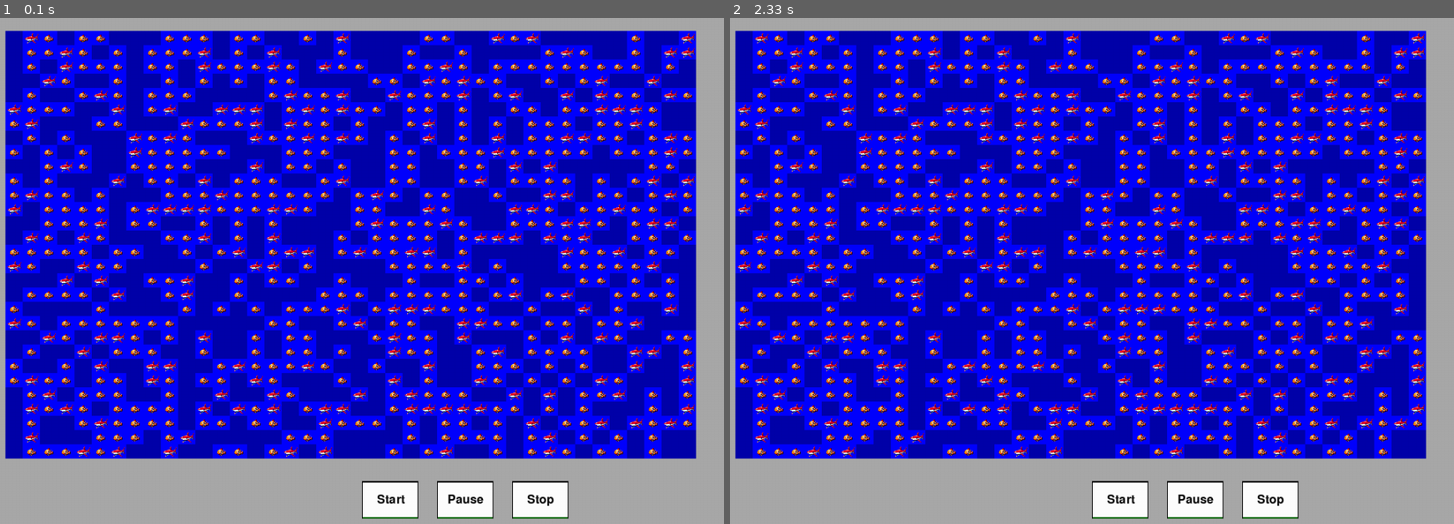
Above: before the commit, frames 1-2 (left to right).
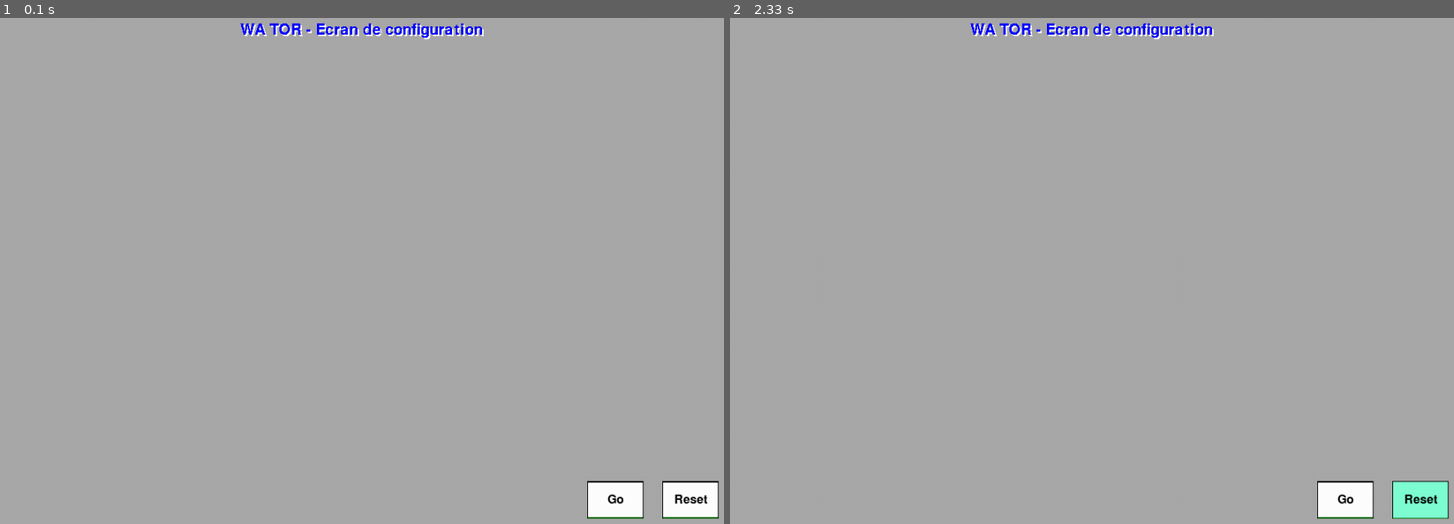
Above: after the commit, the same moments.

Repository: Khadaassi/Simplon_Wa-tor
Game: pygame game, started from main.py
The game is run twice, just before and just after one commit, with the same random seed, the same clock (stepped at 60 frames per second) and the same inputs.
Inputs (mouse positions are in pixels of both pictures, inside the frame that each line leads up to):
- Up to frame 1 (0.1 s): no input
- Up to frame 2 (2.33 s): click (1417, 498) at 0.38 s; click (1092, 306) at 0.72 s; click (1417, 498) at 2.15 s

The runs differ from the first frame. In frame 1, 84% of the frame differs, in the area x 0-100%, y 0-100%; in frame 2, 84%.

Commit message:
show labels

Diff:
--- a/WaTorDisplay.py
+++ b/WaTorDisplay.py
@@ -3,6 +3,7 @@
 
 from world import World
 from fish import Fish, Shark, Megalodon, Megalodon_Tail
+from watorpygame.DisplayCommand import DisplayCommand
 from watorpygame.DisplayState import DisplayState
 from watorpygame.UserImageProvider import UserImageKey, UserImageProvider
 from watorpygame.PygameWrapper import PygameWrapper
@@ -46,33 +47,39 @@
     #
     # region on_user_command
     #__________________________________________________________________________
-    def on_user_command(self, command: DisplayState , command_data: dict =None):
+    def on_user_command(self, command: DisplayCommand , command_data: dict =None):
         """
         update WatorDisplay instance variable : state
         optionally uses command_data object if provided
         """
-        if command == DisplayState.CONF:
-            self.state = DisplayState.CONF
 
-        elif command == DisplayState.WAIT:
-            self.state = DisplayState.WAIT
+        match command :
+            case DisplayCommand.RESET :
+                self.state = DisplayState.CONF
 
-        elif command == DisplayState.PLAY:
-            self.state = DisplayState.PLAY
+            case DisplayCommand.GO :
+                self.state = DisplayState.WAIT
 
-        elif command == DisplayState.PAUSE:
-            if self.state == DisplayState.PLAY: self.state = DisplayState.PAUSE
-            elif self.state == DisplayState.PAUSE: self.state = DisplayState.PLAY
-            else: pass
+            case DisplayCommand.START :
+                self.state = DisplayState.PLAY
 
-        elif command == DisplayState.STOP:
-            self.state = DisplayState.STOP
+            # not implemented feature
+            # case DisplayCommand.STEP :
+            #     self.state = DisplayState.PAUSE
 
-        elif command == DisplayState.OUT:
-            self.state = DisplayState.OUT
+            case DisplayCommand.PAUSE:
+                if self.state == DisplayState.PLAY: self.state = DisplayState.PAUSE
+                elif self.state == DisplayState.PAUSE: self.state = DisplayState.PLAY
+                else: pass
 
-        else:
-            self.state = DisplayState.OUT
+            case DisplayCommand.STOP:
+                self.state = DisplayState.STOP
+
+            case DisplayCommand.EXIT:
+                self.state = DisplayState.OUT
+
+            case _ :
+                self.state = DisplayState.OUT
 
         self.pygameWrapper.set_state(self.state)
 
@@ -173,3 +180,8 @@
 
         self.pygameWrapper.set_data(data)
         self.pygameWrapper.draw(self.state)
+
+
+if __name__ == "__main__":
+    #put unit tests here
+    pass
--- a/main.py
+++ b/main.py
@@ -20,7 +20,7 @@
     config = read_config()
 
     display = WaTorDisplay()  # initialize View
-    #config = display.display_conf_screen(config)
+    config = display.display_conf_screen(config)
 
     world = World((config[0], config[1]), config[2], (config[3], config[4]), config[5], config[6], config[7], config[8], config[9], config[10])
     world.populate_world()
--- a/watorpygame/ConfigScreen.py
+++ b/watorpygame/ConfigScreen.py
@@ -5,6 +5,7 @@
 from watorpygame.UserImage import UserImage
 from watorpygame.UserImageInfo import UserImageInfo
 from watorpygame.UserImageProvider import UserImageKey, UserImageProvider
+from watorpygame.UserLabel import UserLabel
 
 class WaTorConfigScreen :
 
@@ -57,6 +58,12 @@
         # fill the screen with a color to wipe away anything from last frame
         screen.fill(self.screen_background_color)
 
+        center_x = screen.get_rect().centerx
+        top_y = screen.get_rect().top + 25
+
+        label_writer = UserLabel()
+        label_writer.draw(screen, "WA TOR - Ecran de configuration", center_x, top_y, 30, 0)
+
         #for line_of_data in self.data :
 
         for button in self.buttons:
--- /dev/null
+++ b/watorpygame/DisplayCommand.py
@@ -0,0 +1,11 @@
+# standard imports
+from enum import Enum
+
+class DisplayCommand(Enum):
+    RESET = 0
+    GO = 1
+    START = 2
+    STEP = 3
+    PAUSE = 4
+    STOP = 5
+    EXIT = 6
--- a/watorpygame/DisplayState.py
+++ b/watorpygame/DisplayState.py
@@ -5,7 +5,6 @@
     CONF = 0
     WAIT = 1
     PLAY = 2
-    # STEP = 3
     PAUSE = 4
     STOP = 5
     OUT = 6
--- a/watorpygame/PlayScreen.py
+++ b/watorpygame/PlayScreen.py
@@ -9,6 +9,7 @@
 # Wa-Tor imports
 from watorpygame.DisplayState import DisplayState
 from watorpygame.UserImage import UserImage
+from watorpygame.UserLabel import UserLabel
 from watorpygame.UserButton import UserButton
 from watorpygame.UserImageProvider import UserImageKey, UserImageProvider, Direction
 from watorpygame.UserImageInfo import UserImageInfo
@@ -109,6 +110,13 @@
         # fill the screen with a color to wipe away anything from last frame
         screen.fill(self.screen_background_color)
 
+        center_x = screen.get_rect().centerx
+        top_y = screen.get_rect().top + 25
+
+        # put the title
+        label_writer = UserLabel()
+        label_writer.draw(screen, "WA TOR - Ecran principal", center_x, top_y, 30, 0)
+
         # RENDER YOUR GAME HERE
         for y_index in range(self.data_height):
             for x_index in range(self.data_width):
@@ -204,3 +212,8 @@
 
         # flip() the display to put your work on screen
         pygame.display.flip()
+
+
+if __name__ == "__main__":
+    #put unit tests here
+    pass
--- a/watorpygame/PygameWrapper.py
+++ b/watorpygame/PygameWrapper.py
@@ -9,6 +9,7 @@
 
 # Wa-Tor imports
 from watorpygame.DisplayState import DisplayState
+from watorpygame.DisplayCommand import DisplayCommand
 from watorpygame.UserButton import UserButton
 from watorpygame.UserImage import UserImage
 from watorpygame.UserImageInfo import UserImageInfo
@@ -102,22 +103,23 @@
 
         #______________________________________________________________________
         # transfert to screens
-        if self.state == DisplayState.CONF :
-            if self.config_screen_need_initialization :
-                self.config_screen.initialize_controls(
-                    self.screen,
-                    self.border_length,
-                    self.buttons)
-
-                self.config_screen_need_initialization = False
-        else :
-            if self.play_screen_need_initialization :
-                self.play_screen.initialize_controls(
+        match self.state :
+            case DisplayState.CONF :
+                if self.config_screen_need_initialization :
+                    self.config_screen.initialize_controls(
                         self.screen,
                         self.border_length,
                         self.buttons)
 
-                self.play_screen_need_initialization = False
+                self.config_screen_need_initialization = False
+            case _ :
+                if self.play_screen_need_initialization :
+                    self.play_screen.initialize_controls(
+                            self.screen,
+                            self.border_length,
+                            self.buttons)
+
+                    self.play_screen_need_initialization = False
 
     #__________________________________________________________________________
     #
@@ -127,15 +129,16 @@
         #______________________________________________________________________
         # Buttons need to be created after the creation of the screen
 
-        if self.state == DisplayState.CONF:
-            self.commands = {
-                DisplayState.CONF : "Reset",
-                DisplayState.WAIT : "Go" }
-        else :
-            self.commands = {
-                DisplayState.PLAY: "Start",
-                DisplayState.PAUSE: "Pause",
-                DisplayState.STOP: "Stop" }
+        match self.state :
+            case DisplayState.CONF:
+                self.commands = {
+                    DisplayCommand.RESET : "Reset",
+                    DisplayCommand.GO : "Go" }
+            case _ :
+                self.commands = {
+                    DisplayCommand.START: "Start",
+                    DisplayCommand.PAUSE: "Pause",
+                    DisplayCommand.STOP: "Stop" }
 
         count = len(self.commands)
         for command_key, command_text in reversed(self.commands.items()):
@@ -146,7 +149,7 @@
                         self.window_heigth - self.button_heigth - self.border_length,
                         self.button_width,
                         self.button_heigth)))
-            count += 1
+            count -= 1
 
     #__________________________________________________________________________
     #
@@ -165,24 +168,7 @@
                 self.textboxes.append(textbox)
                 y += 50
 
-    def draw_label(self, screen : pygame.Surface, text : str,  x_pos:int, y_pos:int, font_size : int, align :int = -1) :
-        """
-        draw text in a y-centered rect on the screen depending on the value of align
-            align = -1 (default) draw the text rect starting at x
-            align = 0 draw the text rect centered on (x, y)
-            align = 1 draw the text rect ending at x + width
-        """
-        my_font = pygame.font.Font(None, font_size)
-        text_surface = my_font.render(text, False, (0, 0, 255))
-        width = text_surface.get_width()
-        heigth = text_surface.get_height()
-        if align == -1 :
-            screen.blit(text_surface, (x_pos,y_pos-heigth/2))
-        elif align == 0 :
-            screen.blit(text_surface, (x_pos-width/2,y_pos-heigth/2))
-        elif align ==1 :
-            screen.blit(text_surface, (x_pos-width,y_pos-heigth/2))
-        else : raise ValueError("align value not available")
+
 
     #__________________________________________________________________________
     #
@@ -216,12 +202,11 @@
         center_x = self.screen.get_rect().centerx
         top_y = self.screen.get_rect().top + 25
 
-        if self.state == DisplayState.CONF :
-            self.draw_label(self.screen, "Ecran de configuration", center_x, top_y, 30, 0)
-            self.config_screen.draw(self.screen, self.border_length)
-        else :
-            self.draw_label(self.screen, "Affichage initial", center_x, top_y, 30, 0)
-            self.play_screen.draw(self.screen, self.border_length)
+        match self.state :
+            case DisplayState.CONF :
+                self.config_screen.draw(self.screen, self.border_length)
+            case _ :
+                self.play_screen.draw(self.screen, self.border_length)
 
         #______________________________________________________________________
         # Wait for the next tick of the Clock
@@ -232,10 +217,17 @@
         # here stopped the old while true
 
         if not self.running:
-            self.callback_function(DisplayState.OUT)
+            self.callback_function(DisplayCommand.EXIT)
             pygame.quit()
 
-
-    #
+    #__________________________________________________________________________
+    #
+    # region get_conf
+    #__________________________________________________________________________
     def get_conf(self) -> dict :
         return self.config_screen.get_conf()
+
+
+if __name__ == "__main__":
+    #put unit tests here
+    pass
--- a/watorpygame/UserButton.py
+++ b/watorpygame/UserButton.py
@@ -2,12 +2,12 @@
 import pygame
 
 # pygame imports
-import watorpygame.DisplayState as DisplayState
+import watorpygame.DisplayCommand as DisplayCommand
 
 
 class UserButton:
 
-    def __init__(self, command_key : DisplayState, command_text: str,  callback_function, button_rect : pygame.Rect):
+    def __init__(self, command_key : DisplayCommand, command_text: str,  callback_function, button_rect : pygame.Rect):
 
         self.command_key = command_key
         self.text = command_text
@@ -67,3 +67,7 @@
 
         # Draw the button on the screen
         screen.blit(self.button_surface, (self.button_rect.x, self.button_rect.y))
+
+if __name__ == "__main__":
+    #put unit tests here
+    pass
--- /dev/null
+++ b/watorpygame/UserLabel.py
@@ -0,0 +1,37 @@
+import pygame
+
+class UserLabel :
+    def __init__(self) :
+       pass
+
+    #__________________________________________________________________________
+    #
+    # region draw_label
+    #__________________________________________________________________________
+    def draw(self, screen : pygame.Surface, text : str,  x_pos:int, y_pos:int, font_size : int, align :int = -1) :
+        """
+        draw text in a y-centered rect on the screen depending on the value of align
+            align = -1 (default) draw the text rect starting at x
+            align = 0 draw the text rect centered on (x, y)
+            align = 1 draw the text rect ending at x + width
+        """
+        my_font = pygame.font.Font(None, font_size)
+        text_surface_back = my_font.render(text, False, "white")
+        text_surface_front = my_font.render(text, False, (0, 0, 255))
+        width = text_surface_front.get_width()
+        heigth = text_surface_front.get_height()
+        if align == -1 :
+            screen.blit(text_surface_back, (2+x_pos,2+y_pos-heigth/2))
+            screen.blit(text_surface_front, (x_pos,y_pos-heigth/2))
+        elif align == 0 :
+            screen.blit(text_surface_back, (2+x_pos-width/2,2+y_pos-heigth/2))
+            screen.blit(text_surface_front, (x_pos-width/2,y_pos-heigth/2))
+        elif align ==1 :
+            screen.blit(text_surface_back, (2+x_pos-width,2+y_pos-heigth/2))
+            screen.blit(text_surface_front, (x_pos-width,y_pos-heigth/2))
+        else :
+            raise ValueError("align value not available")
+
+if __name__ == "__main__":
+    #put unit tests here
+    pass
